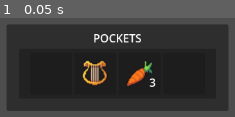
Above: before the commit, frame 1.
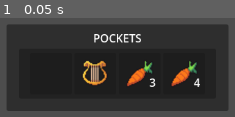
Above: after the commit, the same moment.

Repository: hamgoblin45/Fascism-Sim
Game: Godot game, scene res://Interface/inventory_ui.tscn
Same seed, same stepped clock (60 frames per second), same inputs: the game is played once before the commit and once after it.
Inputs:
- Up to frame 1 (0.05 s): no input

The runs differ from the first frame. In frame 1, 1.2% of the frame differs, in the area x 72-86%, y 43-70%.

Commit message:
Stack merging

Diff:
--- a/fasc-sim-inventory-ui/Interface/inventory_slot_ui.gd
+++ b/fasc-sim-inventory-ui/Interface/inventory_slot_ui.gd
@@ -7,6 +7,7 @@
 
 func _ready() -> void:
 	EventBus.removing_item_from_inventory.connect(_clear_slot_data)
+
 
 func set_slot_data(new_slot_data: InventorySlotData):
 	slot_data = new_slot_data
@@ -23,7 +24,7 @@
 
 func _clear_slot_data(slot: InventorySlotData):
 	if !slot or !slot_data: return
-	if slot.item_data and slot_data.item_data and slot.item_data == slot_data.item_data:
+	if slot.item_data and slot_data.item_data and slot == slot_data:
 		print("Clear slot run on InventorySlotUI")
 		slot_data = null
 		item_texture.hide()
--- a/fasc-sim-inventory-ui/Interface/inventory_ui.gd
+++ b/fasc-sim-inventory-ui/Interface/inventory_ui.gd
@@ -40,7 +40,10 @@
 
 					if grabbed_slot_data != slot_data:
 						print("Trying to merge grabbed slot with existing slot")
-
+						if grabbed_slot_data.item_data == slot_data.item_data and slot_data.item_data.stackable:
+							slot_data.quantity += grabbed_slot_data.quantity
+							_clear_grabbed_slot()
+							slot.set_slot_data(slot_data)
 
 				else:
 					slot.set_slot_data(grabbed_slot_data)
--- a/fasc-sim-inventory-ui/Interface/inventory_ui.tscn
+++ b/fasc-sim-inventory-ui/Interface/inventory_ui.tscn
@@ -19,9 +19,15 @@
 quantity = 3
 metadata/_custom_type_script = "uid://bg2a6tr7dx7cs"
 
+[sub_resource type="Resource" id="Resource_3xrn1"]
+script = ExtResource("3_cx7ba")
+item_data = ExtResource("5_m26qo")
+quantity = 4
+metadata/_custom_type_script = "uid://bg2a6tr7dx7cs"
+
 [sub_resource type="Resource" id="Resource_m26qo"]
 script = ExtResource("2_0gv4u")
-slot_datas = Array[ExtResource("3_cx7ba")]([null, SubResource("Resource_kfiqh"), SubResource("Resource_bjljn"), null])
+slot_datas = Array[ExtResource("3_cx7ba")]([null, SubResource("Resource_kfiqh"), SubResource("Resource_bjljn"), SubResource("Resource_3xrn1")])
 metadata/_custom_type_script = "uid://crfuvv7qrrub3"
 
 [sub_resource type="StyleBoxEmpty" id="StyleBoxEmpty_bjljn"]
Not shown: 1 places in fasc-sim-inventory-ui/Interface/inventory_ui.tscn that only renumber resources
